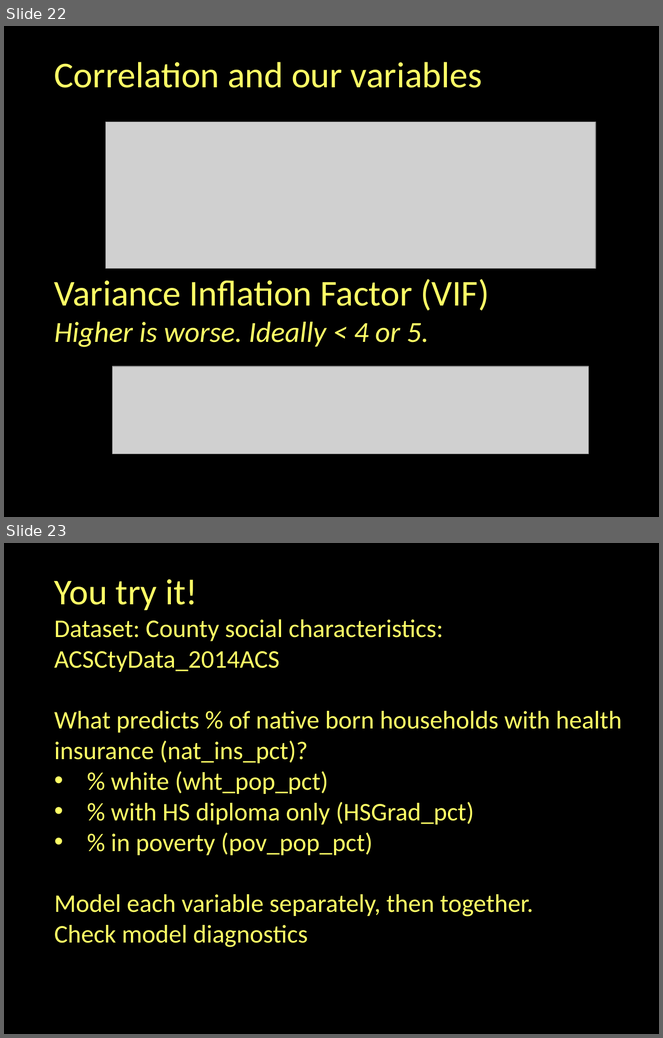
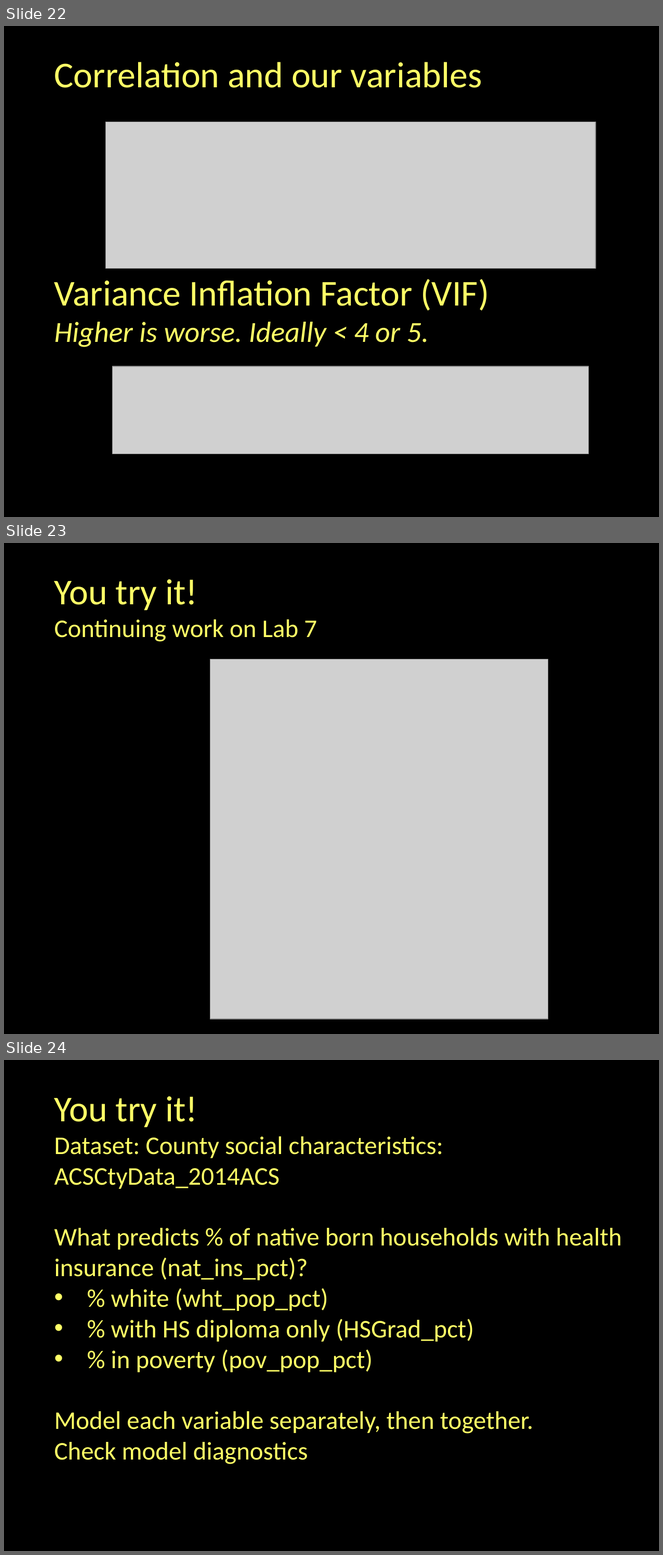
Before and after one commit to jshannon75/geog4300, a slide deck: slides/geog4300_f19_L15-1 Multivariate regression.pptx. Shown one above the other, each under a label of ours: slides 22 and 23 before the commit, slides 22, 23 and 24 after it. The pictures are 663x1038 and 663x1555 pixels, drawn with LibreOffice and Linux fonts; fonts in the diff are those of the drawing; grey boxes stand for pictures. Boxes give left, top, right and bottom in pixels: in the first picture for what was removed or moved away, otherwise in the second. Text is boxed around its words. In the diff, an @@ line names an element or a change of style, - is before the commit and + after.

```diff
--- a/slides/geog4300_f19_L15-1 Multivariate regression.pptx
+++ b/slides/geog4300_f19_L15-1 Multivariate regression.pptx
@@ slide 23 added at <box>4,543,659,1034</box>, background #000000 @@
@@ text added at <box>54,579,317,642</box>, 28 pt, text #FFFF66 @@
+You try it!
+Continuing work on Lab 7
@@ picture added at <box>210,659,548,1019</box> @@
@@ what was slide 23 is now slide 24 @@
```
Also in this commit, not shown: 1 other file.
